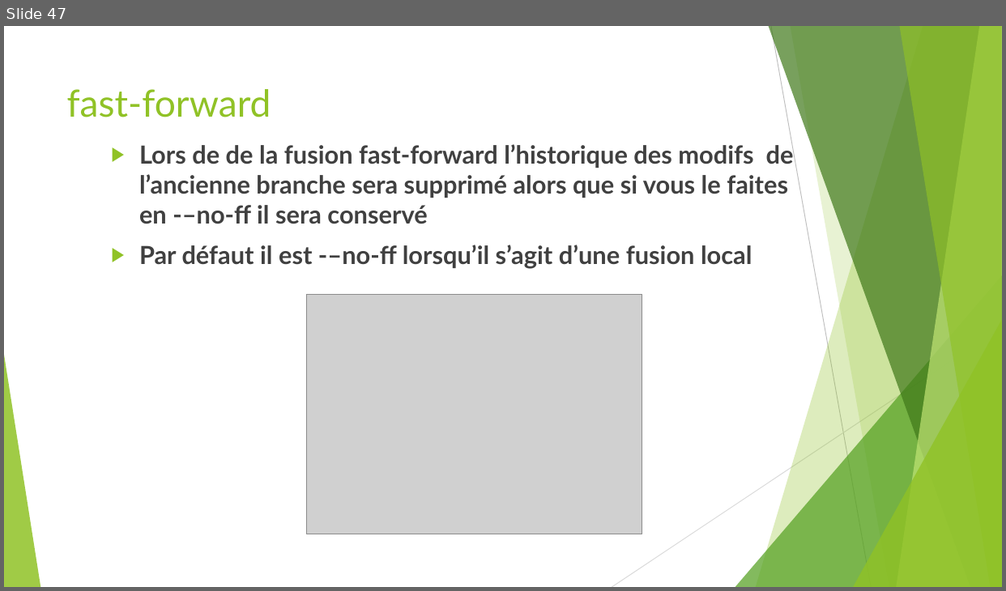
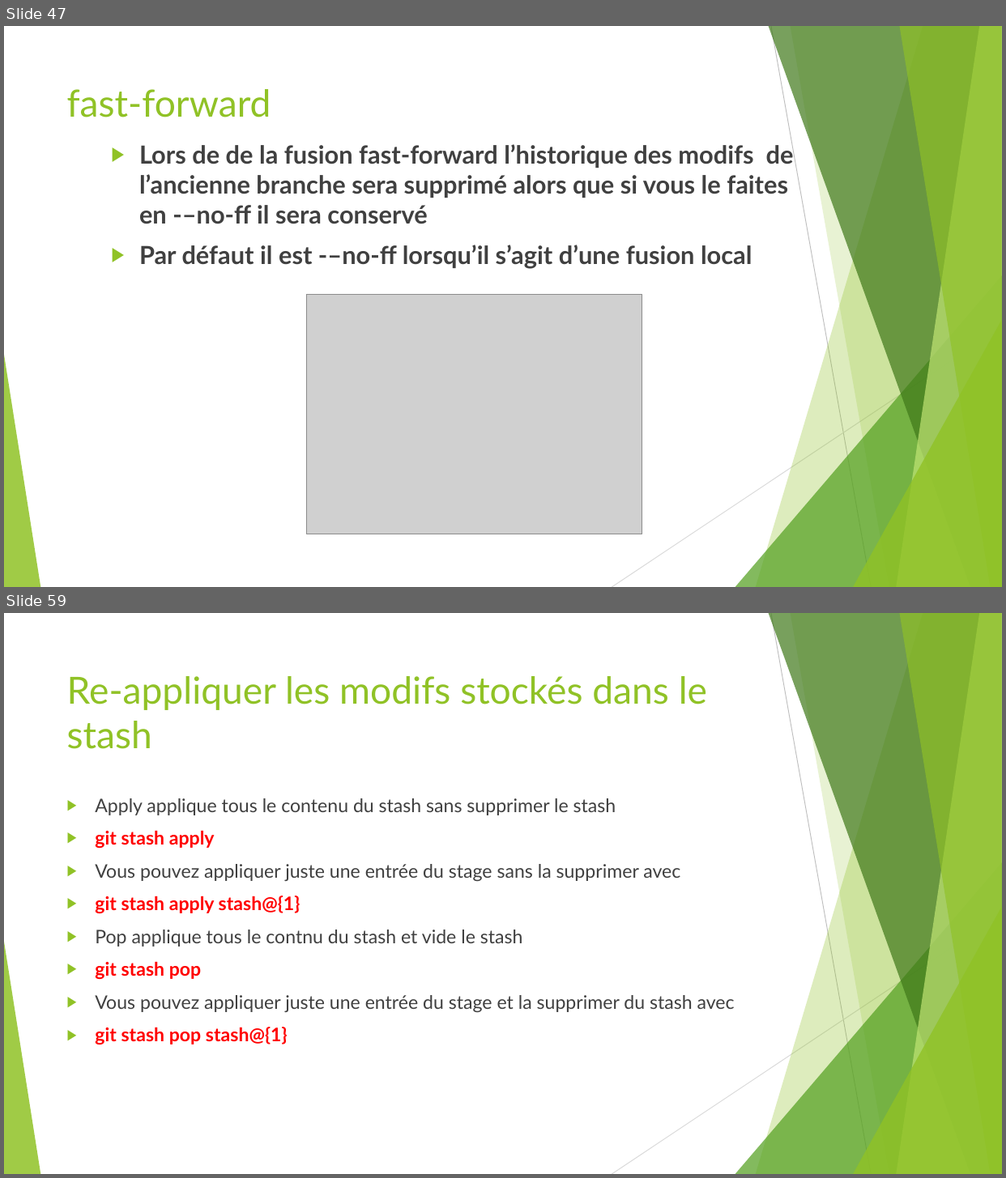
Before and after one commit to ousrah/DEV201, a slide deck: git/Formation Git.pptx. Shown one above the other, each under a label of ours: slide 47 before the commit, slides 47 and 59 after it; the slides between them are not shown. The pictures are 1006x591 and 1006x1178 pixels, drawn with LibreOffice and Linux fonts; fonts in the diff are those of the drawing; grey boxes stand for pictures. Boxes give left, top, right and bottom in pixels: in the first picture for what was removed or moved away, otherwise in the second. Text is boxed around its words. In the diff, an @@ line names an element or a change of style, - is before the commit and + after.

```diff
--- a/git/Formation Git.pptx
+++ b/git/Formation Git.pptx
@@ slide 59 added at (x1=4, y1=613, x2=1002, y2=1174), background #FFFFFF; not listed: 10 template elements that a slide beside it also shows @@
@@ title added at (x1=67, y1=676, x2=707, y2=749), 36 pt, text #90C226 @@
+Re-appliquer les modifs stockés dans le stash
@@ text added at (x1=95, y1=798, x2=735, y2=1045), 18 pt, text #404040 @@
+▶ Apply applique tous le contenu du stash sans supprimer le stash
+▶ git stash apply
+▶ Vous pouvez appliquer juste une entrée du stage sans la supprimer avec
+▶ git stash apply stash@{1}
+▶ Pop applique tous le contnu du stash et vide le stash
+▶ git stash pop
+▶ Vous pouvez appliquer juste une entrée du stage et la supprimer du stash avec
+▶ git stash pop stash@{1}
```
Also in this commit, not shown: 2 slides changed, 16 other slides added, 1 slide removed.
